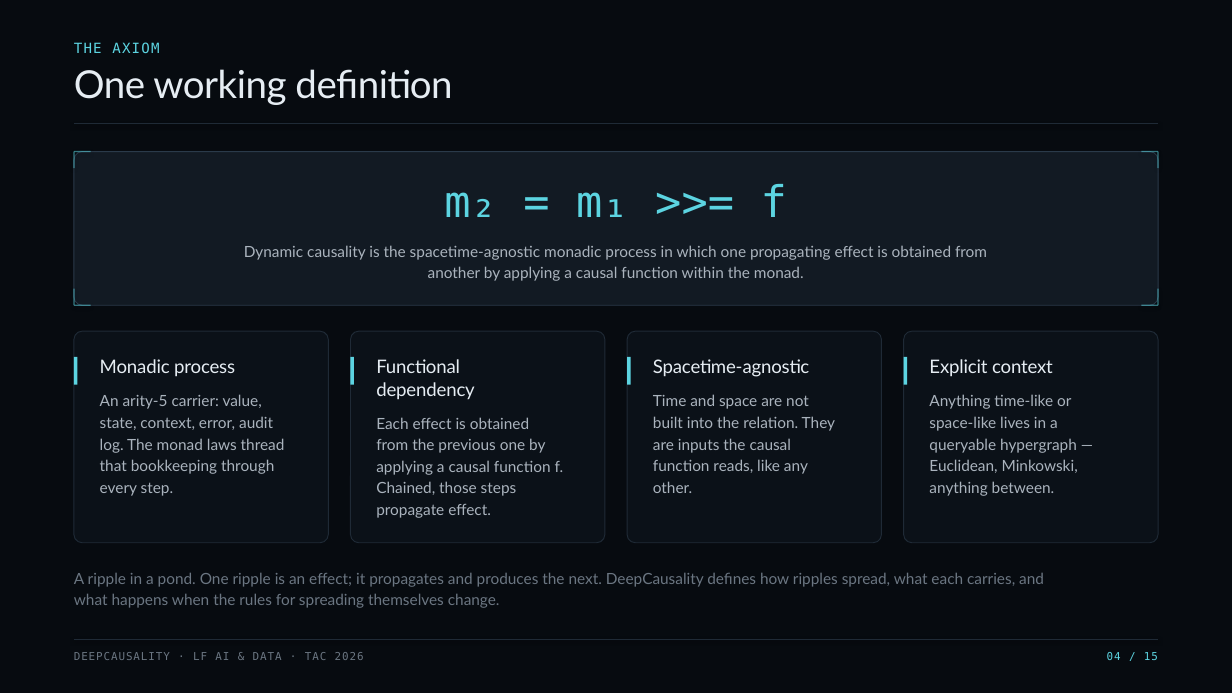
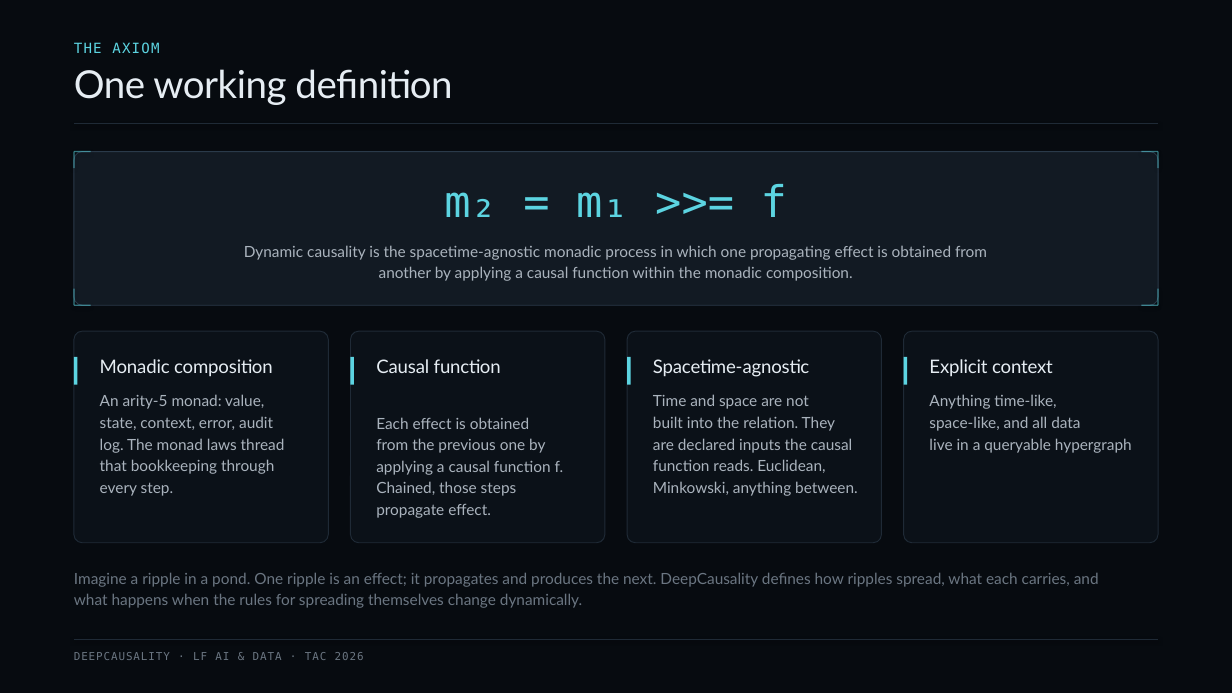
Before and after one commit to deepcausality-rs/deep_causality, a slide deck: slide 5 of docs/LF/slides/LF_2026/DeepCausality_TAC_2026.pptx (slide 4 before the commit). Drawn at 1232x693 pixels with LibreOffice and Linux fonts; fonts in the diff are those of the drawing. Boxes give left, top, right and bottom in pixels: in the first picture for what was removed or moved away, otherwise in the second. Text is boxed around its words. In the diff, an @@ line names an element or a change of style, - is before the commit and + after.

```diff
--- a/docs/LF/slides/LF_2026/DeepCausality_TAC_2026.pptx
+++ b/docs/LF/slides/LF_2026/DeepCausality_TAC_2026.pptx
@@ text at (379, 266, 853, 281): text changed @@
-another by applying a causal function within the monad.
+another by applying a causal function within the monadic composition.
@@ text at (100, 359, 273, 377): text changed @@
-Monadic process
+Monadic composition
@@ text at (376, 359, 501, 373): text changed @@
-Functional
-dependency
+Causal function
@@ text at (100, 394, 264, 409): text changed @@
-An arity-5 carrier: value,
+An arity-5 monad: value,
@@ text at (929, 394, 1132, 453): text changed @@
-Anything time-like or
-space-like lives in a
-queryable hypergraph —
-Euclidean, Minkowski,
-anything between.
+Anything time-like,
+space-like, and all data
+live in a queryable hypergraph
@@ text at (653, 438, 858, 496): text changed @@
-are inputs the causal
-function reads, like any
-other.
+are declared inputs the causal
+function reads. Euclidean,
+Minkowski, anything between.
@@ text at (74, 573, 1099, 608): text changed @@
-A ripple in a pond. One ripple is an effect; it propagates and produces the next. DeepCausality defines how ripples spread, what each carries, and
-what happens when the rules for spreading themselves change.
+Imagine a ripple in a pond. One ripple is an effect; it propagates and produces the next. DeepCausality defines how ripples spread, what each carries, and
+what happens when the rules for spreading themselves change dynamically.
@@ text removed at (1107, 652, 1158, 660) @@
-04 / 15
```
Also in this commit, not shown: 9 other slides changed, 5 slides added, 5 slides removed, 1 other file.
